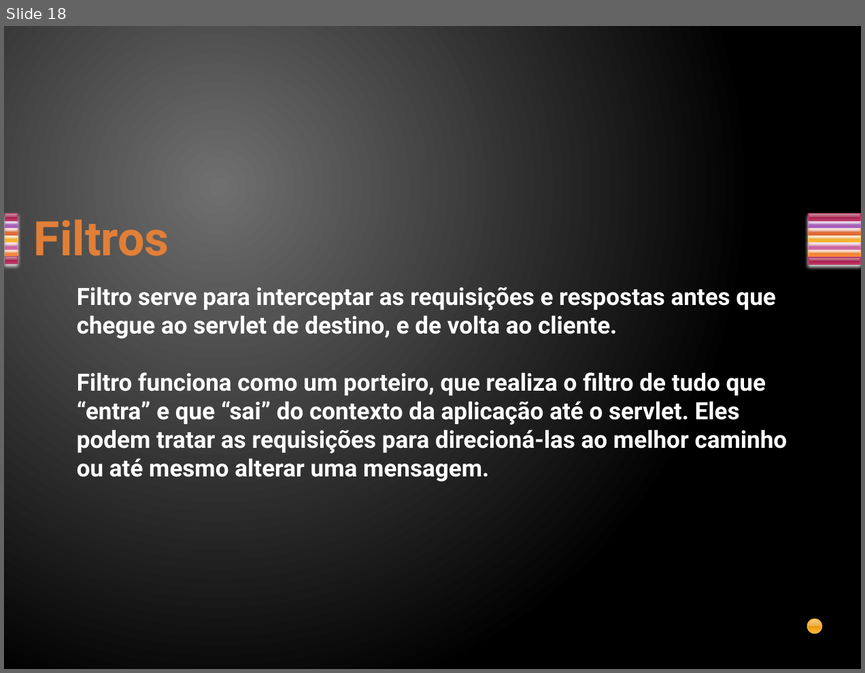
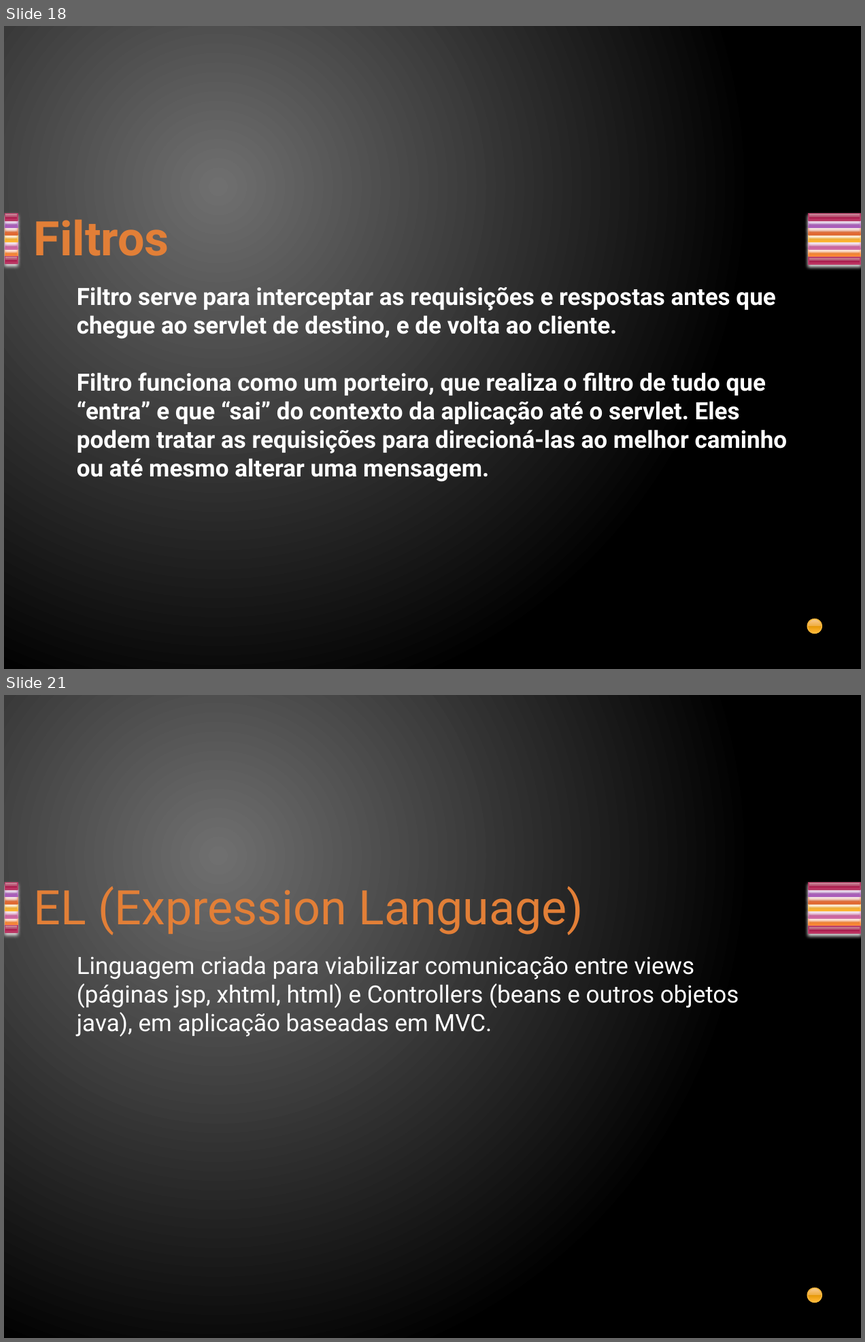
Before and after one commit to davirj9/javaAvancado, a slide deck: AulasAvancado/src/main/resources/br/com/Aula2/Servlets.pptx. Shown one above the other, each under a label of ours: slide 18 before the commit, slides 18 and 21 after it; the slides between them are not shown. The pictures are 865x673 and 865x1342 pixels, drawn with LibreOffice and Linux fonts; fonts in the diff are those of the drawing. Boxes give left, top, right and bottom in pixels: in the first picture for what was removed or moved away, otherwise in the second. Text is boxed around its words. In the diff, an @@ line names an element or a change of style, - is before the commit and + after.

```diff
--- a/AulasAvancado/src/main/resources/br/com/Aula2/Servlets.pptx
+++ b/AulasAvancado/src/main/resources/br/com/Aula2/Servlets.pptx
@@ slide 21 added at (x1=4, y1=695, x2=861, y2=1338), background gradient #707070 to #000000; not listed: 15 template elements that a slide beside it also shows @@
@@ title added at (x1=34, y1=886, x2=583, y2=935), 40 pt, text gradient #E38037 to #FA8D3D @@
+EL (Expression Language)
@@ text added at (x1=77, y1=955, x2=739, y2=1036), 20 pt, text #FFFFFF @@
+Linguagem criada para viabilizar comunicação entre views (páginas jsp, xhtml, html) e Controllers (beans e outros objetos java), em aplicação baseadas em MVC.
```
Also in this commit, not shown: 1 slide changed, 1 other slide added.
